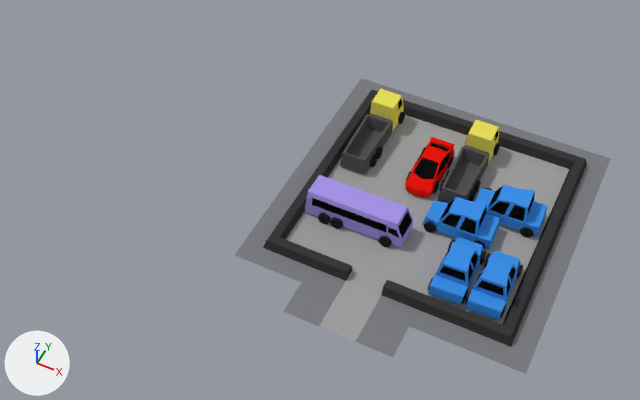
A saved change to the Blender file assets/3d/cars/cars.blend.
Before and after are seen from a camera (50 mm lens) standing at (4.54, -15.42, 18.48) and looking at (-2.89, -0.56, -0.09). The axes (+X, +Y, +Z) are drawn at lower left. The lights are the same throughout.
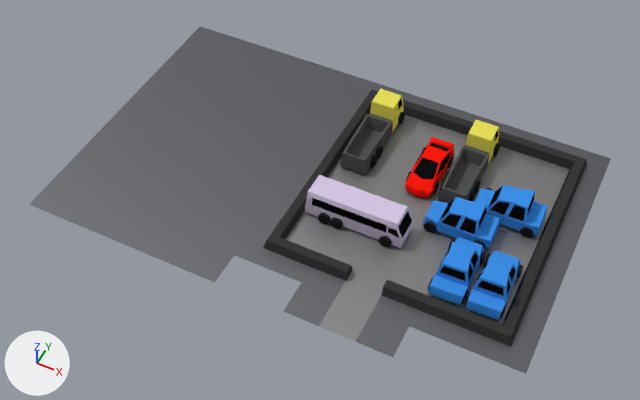
What differs and where, as boxes (x1, y1, x2, y2) in the pictures (640 x 400 px):
'Plane.014', added
    after: (29, 26, 361, 282)
'Plane', recoloured
    both: (287, 116, 567, 324)
'Plane.007', recoloured
    both: (501, 167, 602, 342)
'Plane.005', recoloured
    both: (253, 97, 370, 240)
'Plane.002', recoloured
    both: (373, 280, 499, 357)
'Cube.014', recoloured (blue to white)
    both: (305, 175, 413, 248)
'Plane.004', recoloured
    both: (268, 240, 353, 297)
'Plane.008', recoloured
    both: (486, 324, 538, 374)
'Plane.013', recoloured
    both: (356, 311, 409, 357)
'Plane.003', recoloured
    both: (319, 297, 372, 342)
'Plane.012', recoloured
    both: (284, 283, 336, 326)
'Plane.001', recoloured
    both: (337, 269, 386, 311)
'Plane.006', recoloured
    both: (235, 229, 278, 269)
'Plane.009', recoloured
    both: (568, 148, 611, 181)
'Plane.010', recoloured
    both: (348, 78, 390, 102)

What changed in the scene script:
```text
Change mat_p:
    mat_p.base_color: (0.382, 0.299, 0.8) -> (0.667, 0.571, 0.771)  # blue #a695e7 -> light grey #d5c7e3
Change mat_g002:
    remove n0 = _N.new('ShaderNodeOutputMaterial'); n0.name = 'Material Output.001'
    remove n1 = _N.new('ShaderNodeBsdfDiffuse'); n1.name = 'Diffuse BSDF'
    remove n1.inputs[0].default_value = (0.202, 0.205, 0.223, 1.0)  # 'Color', grey #7c7d82
    remove _L.new(n1.outputs[0], n0.inputs[0])  # 'BSDF' to 'Surface'
    add n2 = _N.new('ShaderNodeOutputMaterial'); n2.name = 'Material Output'
    add n3 = _N.new('ShaderNodeBsdfAnisotropic'); n3.name = 'Glossy BSDF'
    add n3.distribution = 'GGX'
    add n3.inputs[0].default_value = (0.202, 0.205, 0.223, 1.0)  # 'Color', grey #7c7d82
    add n3.inputs[1].default_value = 0.516  # 'Roughness'
    add _L.new(n3.outputs[0], n2.inputs[0])  # 'BSDF' to 'Surface'
Change mat_g01:
    remove n0 = _N.new('ShaderNodeOutputMaterial'); n0.name = 'Material Output.001'
    remove n1 = _N.new('ShaderNodeBsdfDiffuse'); n1.name = 'Diffuse BSDF'
    remove n1.inputs[0].default_value = (0.352, 0.352, 0.352, 1.0)  # 'Color', grey #a0a0a0
    remove _L.new(n1.outputs[0], n0.inputs[0])  # 'BSDF' to 'Surface'
    add n2 = _N.new('ShaderNodeOutputMaterial'); n2.name = 'Material Output'
    add n3 = _N.new('ShaderNodeBsdfAnisotropic'); n3.name = 'Glossy BSDF'
    add n3.distribution = 'GGX'
    add n3.inputs[0].default_value = (0.352, 0.352, 0.352, 1.0)  # 'Color', grey #a0a0a0
    add n3.inputs[1].default_value = 0.521  # 'Roughness'
    add _L.new(n3.outputs[0], n2.inputs[0])  # 'BSDF' to 'Surface'
Add me_plane_001:
    me_plane_001.from_pydata([(-0.5, -0.5, 0.0), (0.5, -0.5, 0.0), (-0.5, 0.5, 0.0), (0.5, 0.5, 0.0)], [], [(0, 1, 3, 2)])
    me_plane_001.materials.append(mat_g002)
Add ob_plane_014:
    ob_plane_014 = bpy.data.objects.new('Plane.014', me_plane_001)
    ob_plane_014.location = (-4.5, -3.9, 0.0)
    _m = ob_plane_014.modifiers.new('Array', 'ARRAY')
    _m.count = 9
    _m.constant_offset_displace = (0.0, 0.0, 0.0)
    _m.relative_offset_displace = (0.0, 1.0, 0.0)
    _m = ob_plane_014.modifiers.new('Array.001', 'ARRAY')
    _m.count = 6
    _m.constant_offset_displace = (0.0, 0.0, 0.0)
    _m.relative_offset_displace = (-1.0, 0.0, 0.0)
```
